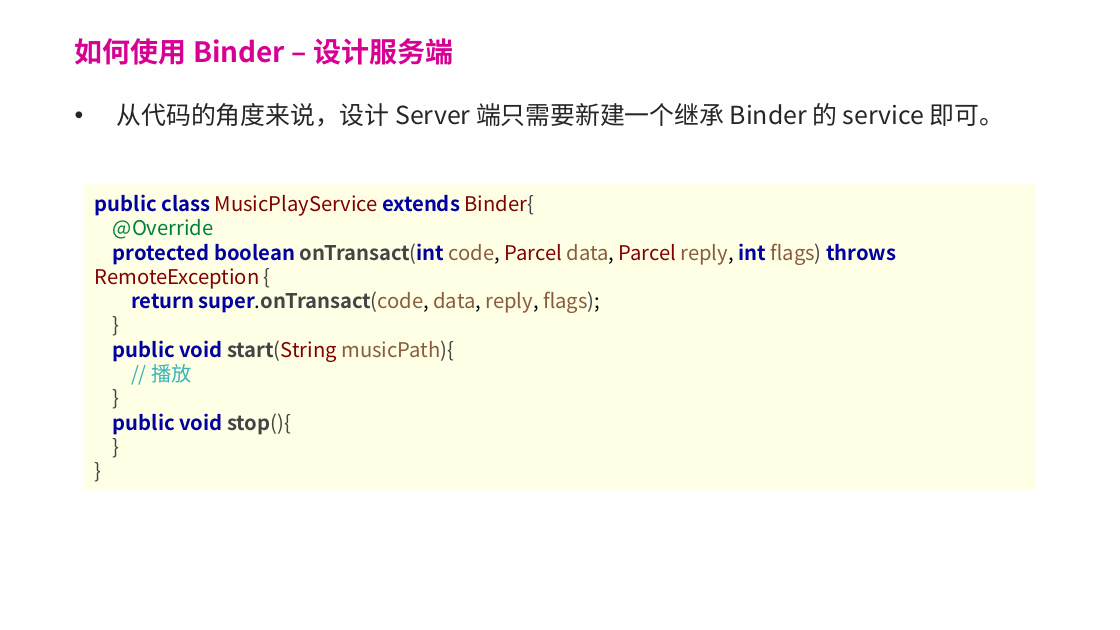
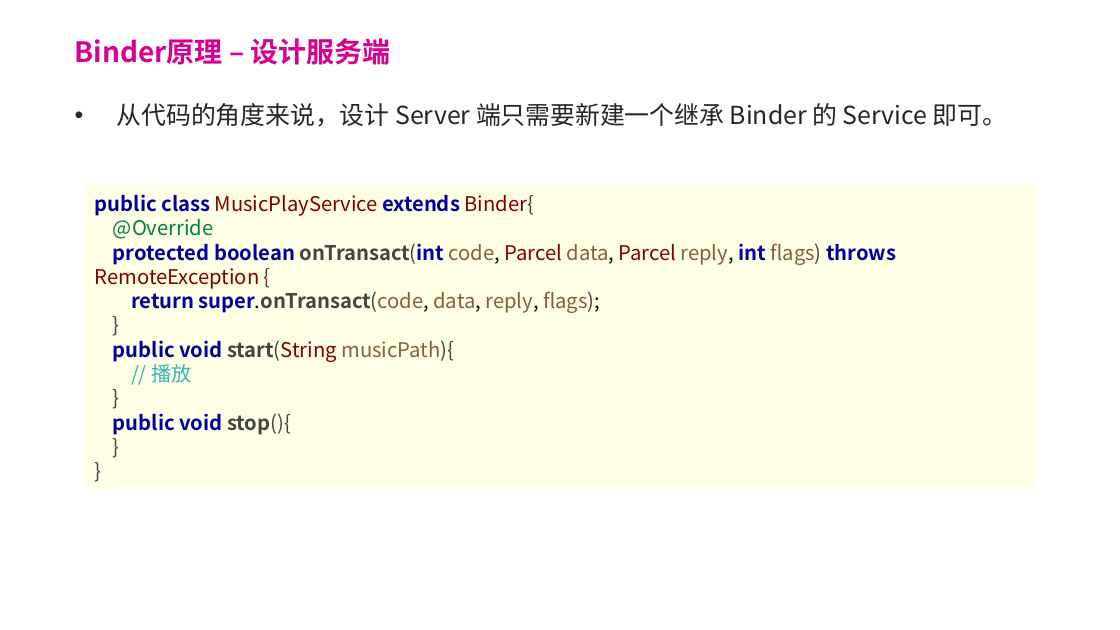
Before and after one commit to forsail/Study, a slide deck: slide 15 of notes/binder/binder简介.pptx (slide 14 before the commit). Drawn at 1120x630 pixels with LibreOffice and Linux fonts; fonts in the diff are those of the drawing; background and template pictures are left out. Boxes give left, top, right and bottom in pixels: in the first picture for what was removed or moved away, otherwise in the second. Text is boxed around its words. In the diff, an @@ line names an element or a change of style, - is before the commit and + after.

Commit message:
[binder] 完成ppt

```diff
--- a/notes/binder/binder简介.pptx
+++ b/notes/binder/binder简介.pptx
@@ title at [75, 38, 391, 65]: text changed @@
-如何使用 Binder – 设计服务端
+Binder原理 – 设计服务端
@@ text at [117, 103, 1007, 127]: text changed @@
-• 从代码的角度来说，设计 Server 端只需要新建一个继承 Binder 的 service 即可。
+• 从代码的角度来说，设计 Server 端只需要新建一个继承 Binder 的 Service 即可。
```
Also in this commit, not shown: 15 other slides changed, 2 slides added.
